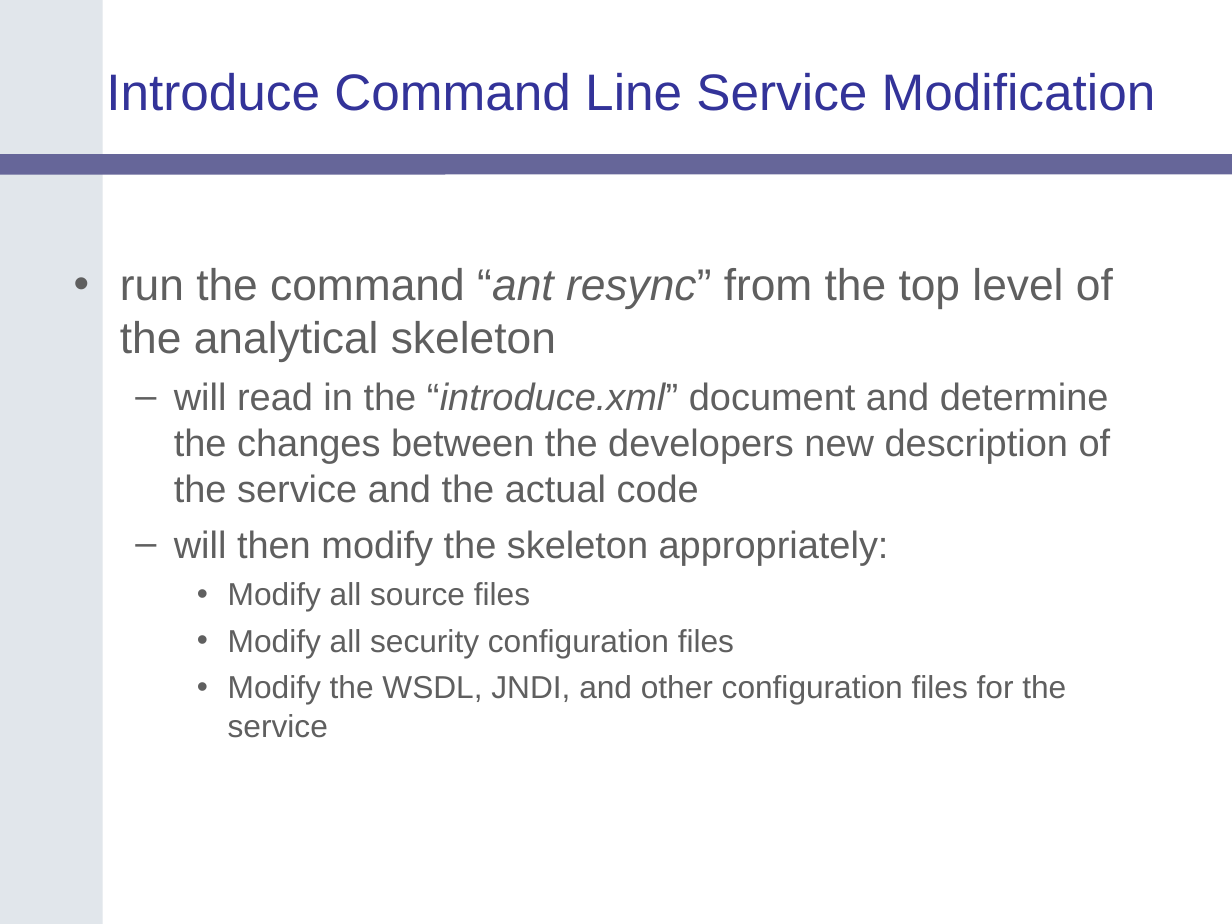
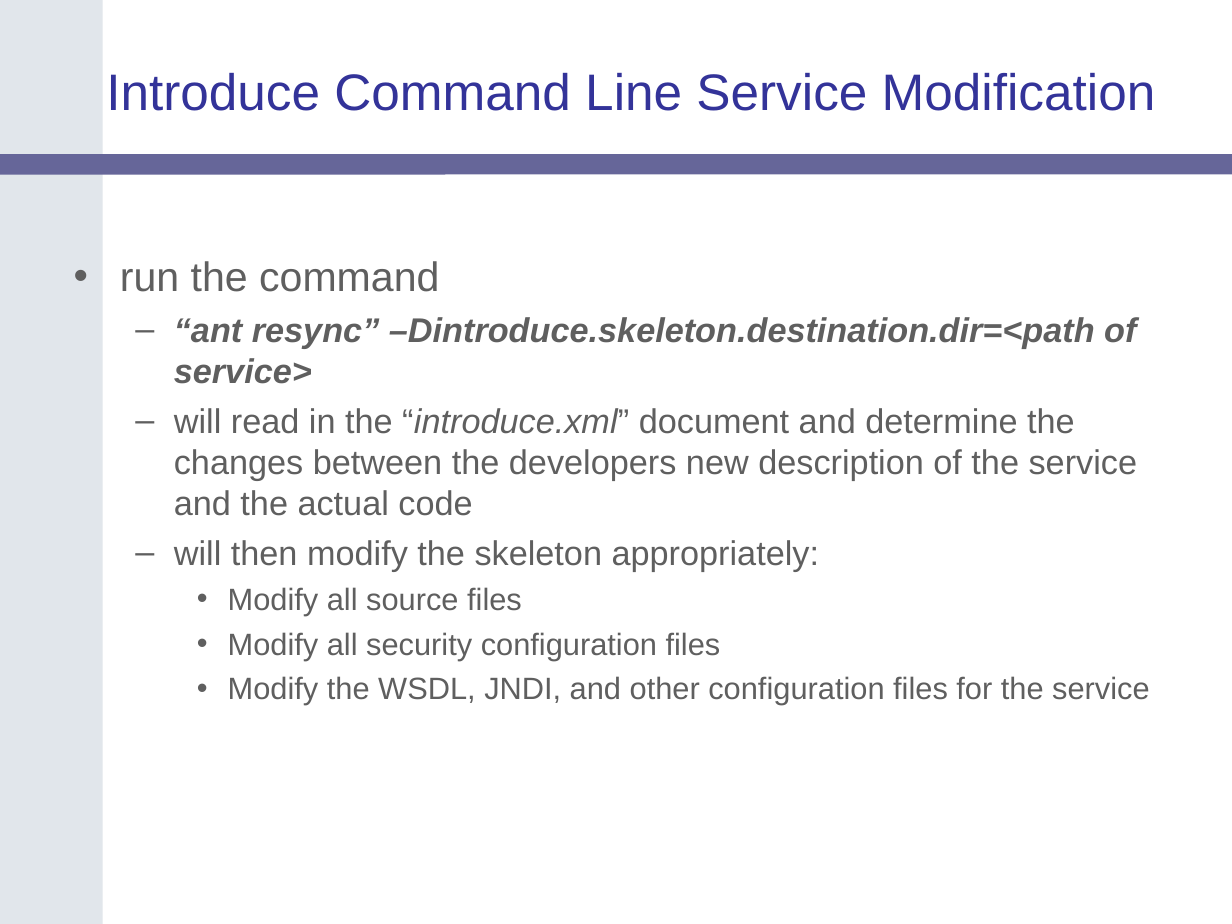
Before and after one commit to NCIP/cagrid-portal, a slide deck: slide 28 of cagrid-1-0/Documentation/presentations/200607_VCDE_ARCH/caGrid-Joint-F2F-Introduce.ppt (slide 37 before the commit). Drawn at 1232x924 pixels with LibreOffice and Linux fonts; fonts in the diff are those of the drawing; background and template pictures are left out. Boxes give left, top, right and bottom in pixels: in the first picture for what was removed or moved away, otherwise in the second. Text is boxed around its words. In the diff, an @@ line names an element or a change of style, - is before the commit and + after.

```diff
--- a/cagrid-1-0/Documentation/presentations/200607_VCDE_ARCH/caGrid-Joint-F2F-Introduce.ppt
+++ b/cagrid-1-0/Documentation/presentations/200607_VCDE_ARCH/caGrid-Joint-F2F-Introduce.ppt
@@ text at (120,261,1136,384): text changed; size 25.9 to 20 pt; bold on; italic on @@
-• run the command “ant resync” from the top level of the analytical skeleton
+• run the command
+  – “ant resync” –Dintroduce.skeleton.destination.dir=<path of service>
@@ text at (174,408,1149,705): size 22.2 to 20 pt in "will read in the “introduce.xml” document and ...", "will then modify the skeleton appropriately:"; size 18.5 to 18 pt in "Modify all source files", "Modify all security configuration files", "Modify the WSDL, JNDI, and other configuration ..."; less space between paragraphs @@
```
Also in this commit, not shown: 17 other slides changed, 9 slides added, 3 slides removed.
